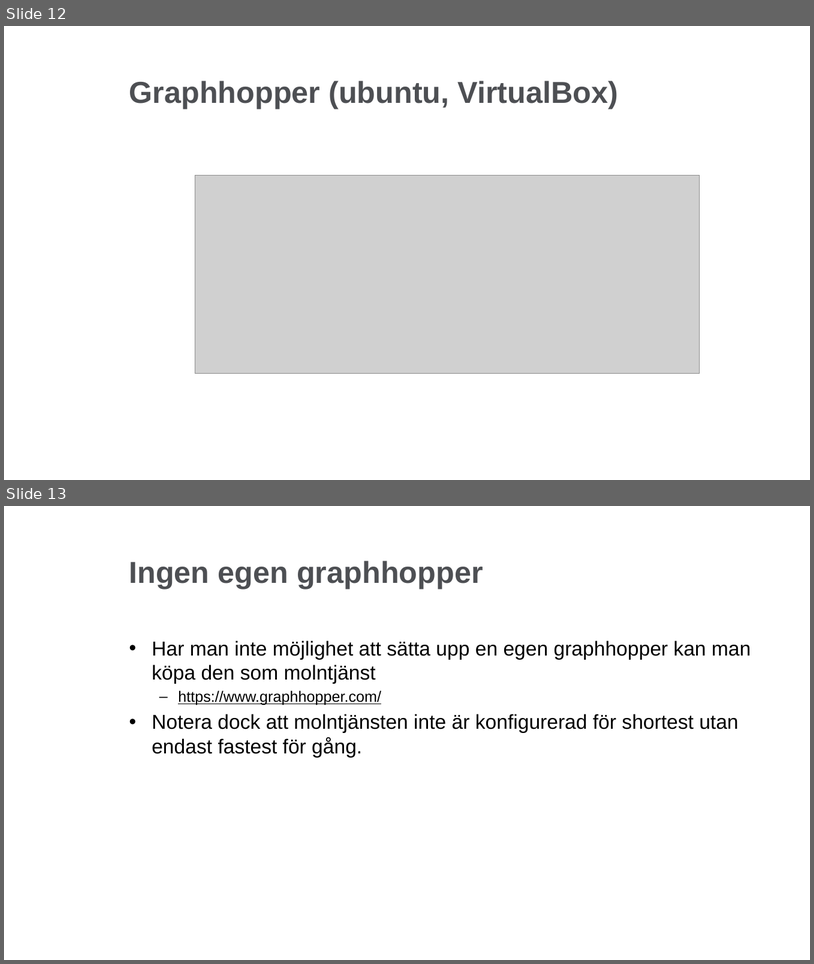
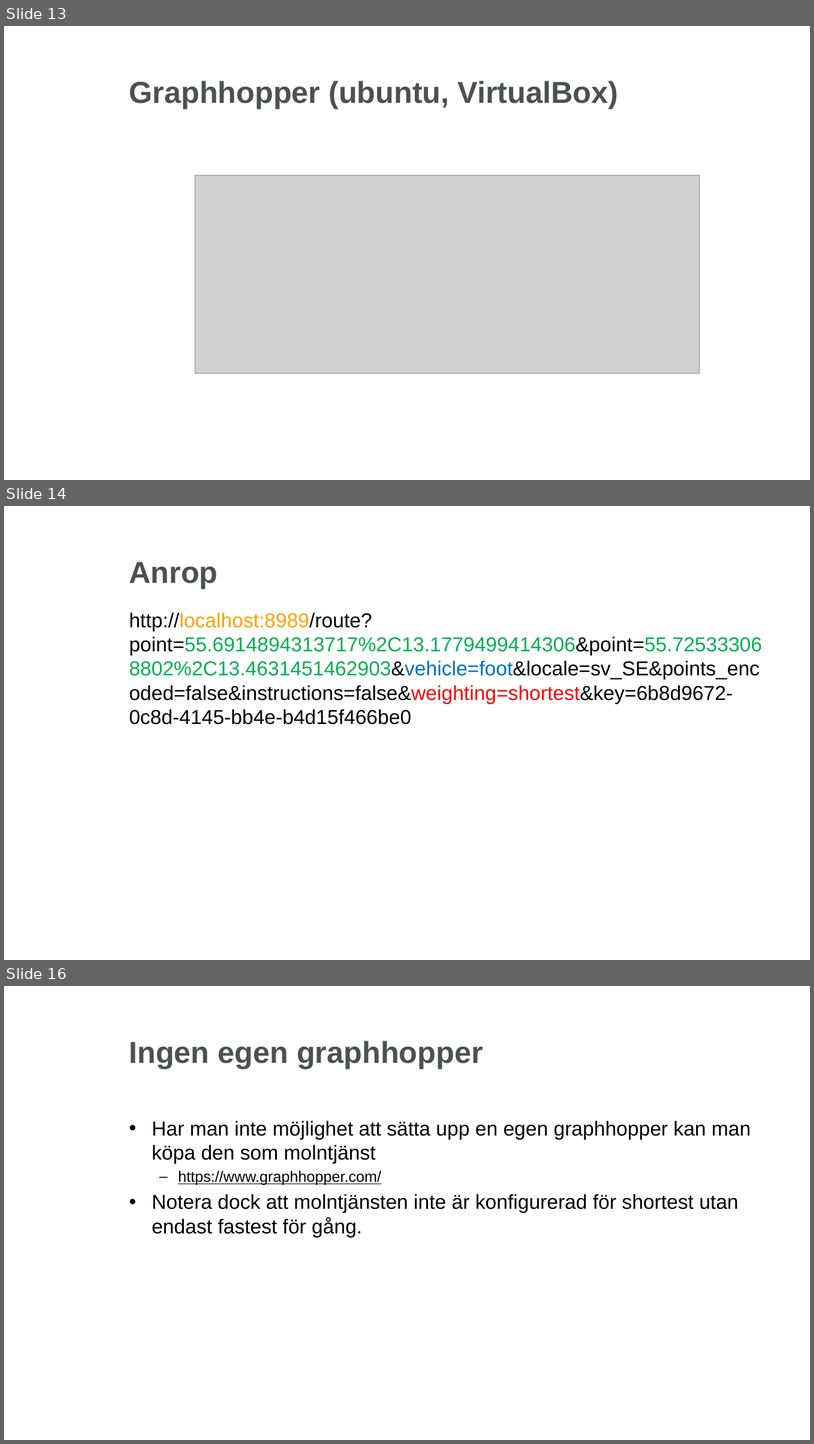
Before and after one commit to lundopendata/relativnarhet, a slide deck: RelativNarhetKartdagarna2018.pptx. Shown one above the other, each under a label of ours: slides 12 and 13 before the commit, slides 13, 14 and 16 after it; the slides between them are not shown. The pictures are 814x964 and 814x1444 pixels, drawn with LibreOffice and Linux fonts; fonts in the diff are those of the drawing; grey boxes stand for pictures; background and template pictures are left out. Boxes give left, top, right and bottom in pixels: in the first picture for what was removed or moved away, otherwise in the second. Text is boxed around its words. In the diff, an @@ line names an element or a change of style, - is before the commit and + after.

```diff
--- a/RelativNarhetKartdagarna2018.pptx
+++ b/RelativNarhetKartdagarna2018.pptx
@@ slide 14 added at [4,506,810,960], background #FFFFFF @@
@@ title added at [129,562,218,589], 36 pt, text #4D4F53, bold @@
+Anrop
@@ text added at [129,612,763,724], 24 pt, text #000000 @@
+http://localhost:8989/route?point=55.6914894313717%2C13.1779499414306&point=55.725333068802%2C13.4631451462903&vehicle=foot&locale=sv_SE&points_encoded=false&instructions=false&weighting=shortest&key=6b8d9672-0c8d-4145-bb4e-b4d15f466be0
@@ what was slide 12 is now slide 13 @@
@@ what was slide 13 is now slide 16 @@
```
Also in this commit, not shown: 2 slides changed, 2 other slides added.
